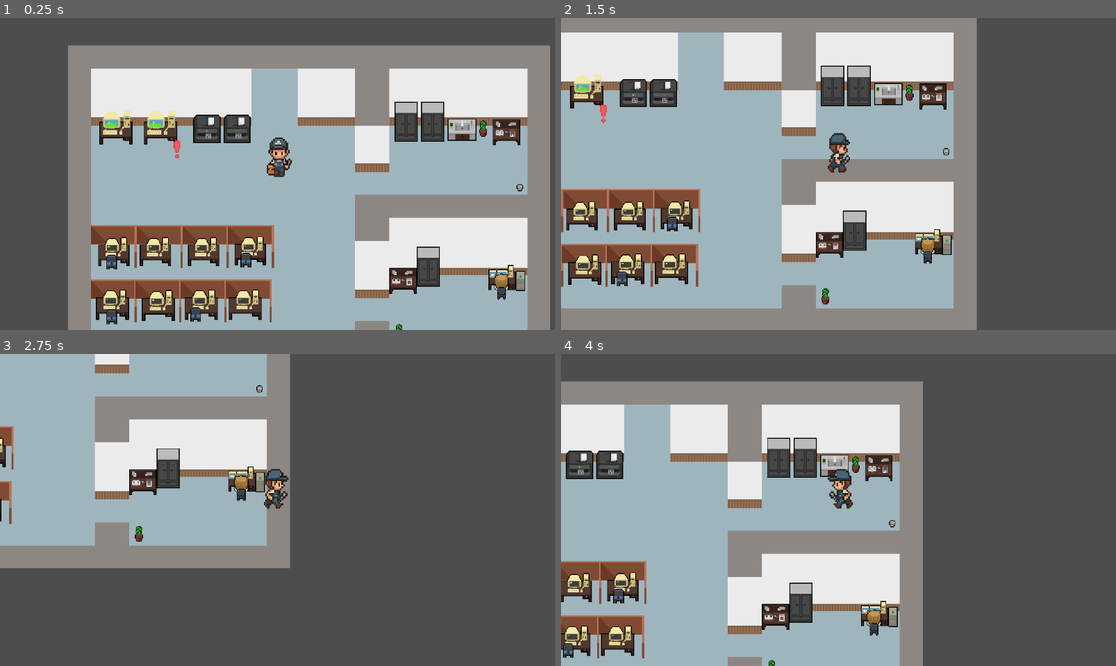
Above: before the commit, frames 1-4 (two rows, left to right).
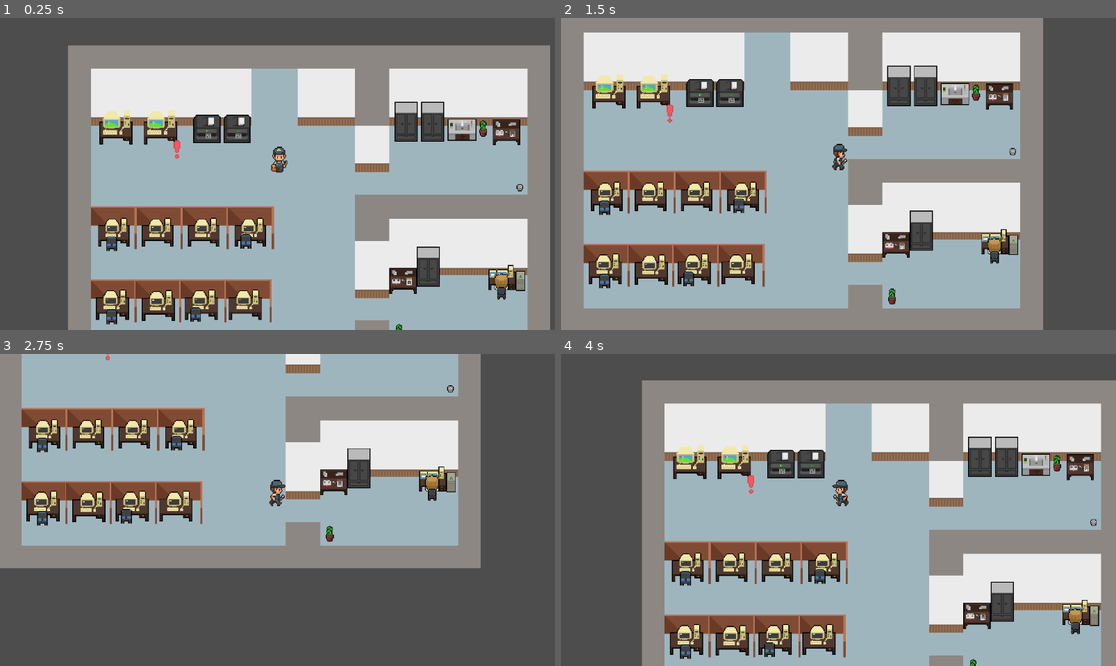
Above: after the commit, the same moments.

Repository: Lenni707/gamejam
Game: Godot game, scene res://Scenes/game.tscn
Same seed, same stepped clock (60 frames per second), same inputs: the game is played once before the commit and once after it.
Inputs:
- Up to frame 1 (0.25 s): no input
- Up to frame 2 (1.5 s): tap Enter at 0.5 s; hold D (right) 0.53-1.28 s; tap E (Interagieren) at 0.6, 1.35 s; hold S (down) from 1.28 s (still down)
- Up to frame 3 (2.75 s): release S (down) at 2.03 s; hold D (right) from 2.03 s (still down); tap E (Interagieren) at 2.1 s
- Up to frame 4 (4 s): release D (right) at 2.78 s; hold W (up) 2.78-3.53 s; tap E (Interagieren) at 2.85, 3.6 s; hold A (left) from 3.53 s (still down)

The runs differ from the first frame. In frame 1, 6.0% of the frame differs, in the area x 16-96%, y 38-98%; in frame 2, 45%; in frame 3, 42%; in frame 4, 71%, in the area x 0-100%, y 8-100%.

Commit message:
Kolision mit Wänden und Items

Diff:
--- a/Scenes/game.tscn
+++ b/Scenes/game.tscn
@@ -1,8 +1,9 @@
-[gd_scene load_steps=19 format=3 uid="uid://wflja766b8ma"]
+[gd_scene load_steps=39 format=3 uid="uid://wflja766b8ma"]
 
 [ext_resource type="Texture2D" uid="uid://dj0eqqayghy5i" path="res://Assets/get_ground.png" id="1_ebmjs"]
-[ext_resource type="Script" uid="uid://bhajgj8lq0ldn" path="res://scripts/game.gd" id="1_nnt18"]
+[ext_resource type="Script" path="res://scripts/game.gd" id="1_nnt18"]
 [ext_resource type="Texture2D" uid="uid://cjb18px0ca4nx" path="res://Assets/free-office-pixel-art/printer.png" id="2_3dryh"]
+[ext_resource type="Texture2D" uid="uid://dfboce71sh16s" path="res://Assets/free-office-pixel-art/wall.png" id="3_ewbju"]
 [ext_resource type="Texture2D" uid="uid://bipfrldvsryr5" path="res://Assets/free-office-pixel-art/desk.png" id="3_wowpa"]
 [ext_resource type="Texture2D" uid="uid://4k6ns0j3txlo" path="res://Assets/free-office-pixel-art/PC1.png" id="4_i6g32"]
 [ext_resource type="Texture2D" uid="uid://devw1cojr7ci" path="res://Assets/free-office-pixel-art/writing-table.png" id="5_rku1e"]
@@ -4103,6 +4104,62 @@
 [sub_resource type="TileSet" id="TileSet_wrm1d"]
 sources/0 = SubResource("TileSetAtlasSource_qxrlw")
 
+[sub_resource type="RectangleShape2D" id="RectangleShape2D_nnt18"]
+size = Vector2(48, 112)
+
+[sub_resource type="RectangleShape2D" id="RectangleShape2D_ewbju"]
+size = Vector2(193, 80.491)
+
+[sub_resource type="RectangleShape2D" id="RectangleShape2D_85qyi"]
+size = Vector2(673, 30)
+
+[sub_resource type="RectangleShape2D" id="RectangleShape2D_iivbl"]
+size = Vector2(32, 427)
+
+[sub_resource type="RectangleShape2D" id="RectangleShape2D_7nbq1"]
+size = Vector2(638, 31)
+
+[sub_resource type="RectangleShape2D" id="RectangleShape2D_exi56"]
+size = Vector2(32, 396)
+
+[sub_resource type="RectangleShape2D" id="RectangleShape2D_7t8sx"]
+size = Vector2(321, 80)
+
+[sub_resource type="RectangleShape2D" id="RectangleShape2D_mg4q0"]
+size = Vector2(48, 66)
+
+[sub_resource type="RectangleShape2D" id="RectangleShape2D_vm72l"]
+size = Vector2(226, 79)
+
+[sub_resource type="RectangleShape2D" id="RectangleShape2D_22asu"]
+size = Vector2(254, 62)
+
+[sub_resource type="RectangleShape2D" id="RectangleShape2D_fkdbe"]
+size = Vector2(48, 20)
+
+[sub_resource type="RectangleShape2D" id="RectangleShape2D_81klo"]
+size = Vector2(252, 61)
+
+[sub_resource type="RectangleShape2D" id="RectangleShape2D_tgy6u"]
+size = Vector2(44.5, 11)
+
+[sub_resource type="RectangleShape2D" id="RectangleShape2D_cwurv"]
+size = Vector2(194, 20)
+
+[sub_resource type="RectangleShape2D" id="RectangleShape2D_mucmn"]
+size = Vector2(72, 20)
+
+[sub_resource type="RectangleShape2D" id="RectangleShape2D_8m3t6"]
+size = Vector2(50, 20)
+
+[sub_resource type="CircleShape2D" id="CircleShape2D_ese38"]
+
+[sub_resource type="CircleShape2D" id="CircleShape2D_ewbju"]
+radius = 4.47214
+
+[sub_resource type="CircleShape2D" id="CircleShape2D_85qyi"]
+radius = 4.0
+
 [node name="game" type="Node2D"]
 script = ExtResource("1_nnt18")
 
@@ -4110,6 +4167,113 @@
 tile_set = SubResource("TileSet_wrm1d")
 format = 2
 layer_0/tile_data = PackedInt32Array(-786448, 1966080, 5, -720912, 1966080, 5, -655376, 1966080, 5, -589840, 1966080, 5 …(24820 unchanged characters)…
+
+[node name="Colisions-Walls" type="StaticBody2D" parent="TileMap"]
+
+[node name="CollisionShape2D" type="CollisionShape2D" parent="TileMap/Colisions-Walls"]
+position = Vector2(136, 56)
+shape = SubResource("RectangleShape2D_nnt18")
+
+[node name="CollisionShape2D2" type="CollisionShape2D" parent="TileMap/Colisions-Walls"]
+position = Vector2(255.045, 39.2545)
+rotation = 3.13861
+scale = Vector2(1, 1)
+shape = SubResource("RectangleShape2D_ewbju")
+one_way_collision_margin = 6.0
+
+[node name="CollisionShape2D3" type="CollisionShape2D" parent="TileMap/Colisions-Walls"]
+position = Vector2(47.5, 191)
+shape = SubResource("RectangleShape2D_85qyi")
+
+[node name="CollisionShape2D4" type="CollisionShape2D" parent="TileMap/Colisions-Walls"]
+position = Vector2(368, -27.5)
+shape = SubResource("RectangleShape2D_iivbl")
+
+[node name="CollisionShape2D5" type="CollisionShape2D" parent="TileMap/Colisions-Walls"]
+position = Vector2(32, -224.5)
+shape = SubResource("RectangleShape2D_7nbq1")
+
+[node name="CollisionShape2D6" type="CollisionShape2D" parent="TileMap/Colisions-Walls"]
+position = Vector2(-272, -10)
+shape = SubResource("RectangleShape2D_exi56")
+
+[node name="Wall" type="Sprite2D" parent="TileMap/Colisions-Walls"]
+z_index = 50
+position = Vector2(248, -15.3125)
+scale = Vector2(4.68965, 0.814024)
+texture = ExtResource("3_ewbju")
+
+[node name="CollisionShape2D7" type="CollisionShape2D" parent="TileMap/Colisions-Walls"]
+position = Vector2(192.5, -168)
+shape = SubResource("RectangleShape2D_7t8sx")
+
+[node name="CollisionShape2D8" type="CollisionShape2D" parent="TileMap/Colisions-Walls"]
+position = Vector2(136, -99)
+shape = SubResource("RectangleShape2D_mg4q0")
+
+[node name="CollisionShape2D9" type="CollisionShape2D" parent="TileMap/Colisions-Walls"]
+position = Vector2(-145, -167.5)
+shape = SubResource("RectangleShape2D_vm72l")
+
+[node name="Wall2" type="Sprite2D" parent="TileMap/Colisions-Walls"]
+z_index = 50
+position = Vector2(136, 160.125)
+scale = Vector2(0.827586, 0.82317)
+texture = ExtResource("3_ewbju")
+
+[node name="CollisionShape2D10" type="CollisionShape2D" parent="TileMap/Colisions-Walls"]
+position = Vector2(-128, 12)
+shape = SubResource("RectangleShape2D_22asu")
+
+[node name="CollisionShape2D11" type="CollisionShape2D" parent="TileMap/Colisions-Walls"]
+position = Vector2(136, 176)
+shape = SubResource("RectangleShape2D_fkdbe")
+
+[node name="CollisionShape2D12" type="CollisionShape2D" parent="TileMap/Colisions-Walls"]
+position = Vector2(-131, 115.5)
+shape = SubResource("RectangleShape2D_81klo")
+
+[node name="Colision-Items" type="StaticBody2D" parent="TileMap"]
+
+[node name="CollisionShape2D" type="CollisionShape2D" parent="TileMap/Colision-Items"]
+position = Vector2(-220.25, -116.5)
+shape = SubResource("RectangleShape2D_tgy6u")
+
+[node name="CollisionShape2D2" type="CollisionShape2D" parent="TileMap/Colision-Items"]
+position = Vector2(-159.25, -116.5)
+shape = SubResource("RectangleShape2D_tgy6u")
+
+[node name="CollisionShape2D3" type="CollisionShape2D" parent="TileMap/Colision-Items"]
+position = Vector2(-90.25, -116.5)
+shape = SubResource("RectangleShape2D_tgy6u")
+
+[node name="CollisionShape2D4" type="CollisionShape2D" parent="TileMap/Colision-Items"]
+position = Vector2(-56.25, -116.5)
+shape = SubResource("RectangleShape2D_tgy6u")
+
+[node name="CollisionShape2D5" type="CollisionShape2D" parent="TileMap/Colision-Items"]
+position = Vector2(254, -124)
+shape = SubResource("RectangleShape2D_cwurv")
+
+[node name="CollisionShape2D6" type="CollisionShape2D" parent="TileMap/Colision-Items"]
+position = Vector2(194, 84)
+shape = SubResource("RectangleShape2D_mucmn")
+
+[node name="CollisionShape2D7" type="CollisionShape2D" parent="TileMap/Colision-Items"]
+position = Vector2(323, 82)
+shape = SubResource("RectangleShape2D_8m3t6")
+
+[node name="CollisionShape2D8" type="CollisionShape2D" parent="TileMap/Colision-Items"]
+position = Vector2(315, 105)
+shape = SubResource("CircleShape2D_ese38")
+
+[node name="CollisionShape2D9" type="CollisionShape2D" parent="TileMap/Colision-Items"]
+position = Vector2(173, 167)
+shape = SubResource("CircleShape2D_ewbju")
+
+[node name="CollisionShape2D10" type="CollisionShape2D" parent="TileMap/Colision-Items"]
+position = Vector2(342, -40)
+shape = SubResource("CircleShape2D_85qyi")
 
 [node name="Items" type="Node" parent="."]
 
@@ -4197,7 +4361,8 @@
 [node name="office_trenner" type="Node" parent="."]
 
 [node name="Office-partitions-1" type="Sprite2D" parent="office_trenner"]
-position = Vector2(-224, 38)
+z_index = 6
+position = Vector2(-224, 12)
 texture = ExtResource("12_iivbl")
 
 [node name="Office-partitions-5" type="Sprite2D" parent="office_trenner"]
@@ -4217,36 +4382,43 @@
 texture = ExtResource("12_iivbl")
 
 [node name="Office-partitions-2" type="Sprite2D" parent="office_trenner"]
-position = Vector2(-160, 38)
+z_index = 6
+position = Vector2(-160, 12)
 texture = ExtResource("12_iivbl")
 
 [node name="Office-partitions-3" type="Sprite2D" parent="office_trenner"]
-position = Vector2(-96, 38)
+z_index = 6
+position = Vector2(-96, 12)
 texture = ExtResource("12_iivbl")
 
 [node name="Office-partitions-4" type="Sprite2D" parent="office_trenner"]
-position = Vector2(-33, 38)
+z_index = 6
+position = Vector2(-33, 12)
 texture = ExtResource("12_iivbl")
 
 [node name="desks" type="Node" parent="."]
 
 [node name="Desk-with-pc" type="Sprite2D" parent="desks"]
-position = Vector2(-224, 49)
+z_index = 7
+position = Vector2(-224, 22)
 scale = Vector2(1.15625, 1.15625)
 texture = ExtResource("10_ewbju")
 
 [node name="Desk-with-pc2" type="Sprite2D" parent="desks"]
-position = Vector2(-34, 48)
+z_index = 7
+position = Vector2(-34, 22)
 scale = Vector2(1.15625, 1.15625)
 texture = ExtResource("10_ewbju")
 
 [node name="Desk-with-pc3" type="Sprite2D" parent="desks"]
-position = Vector2(-99, 49)
+z_index = 7
+position = Vector2(-99, 22)
 scale = Vector2(1.15625, 1.15625)
 texture = ExtResource("10_ewbju")
 
 [node name="Desk-with-pc4" type="Sprite2D" parent="desks"]
-position = Vector2(-166, 49)
+z_index = 7
+position = Vector2(-163, 22)
 scale = Vector2(1.15625, 1.15625)
 texture = ExtResource("10_ewbju")
 
@@ -4277,8 +4449,8 @@
 [node name="Chairs" type="Node" parent="."]
 
 [node name="Chair" type="Sprite2D" parent="Chairs"]
-z_index = 2
-position = Vector2(-227, 62)
+z_index = 8
+position = Vector2(-227, 36)
 scale = Vector2(1.26, 1.26)
 texture = ExtResource("14_1phco")
 
@@ -4289,8 +4461,8 @@
 texture = ExtResource("14_1phco")
 
 [node name="Chair2" type="Sprite2D" parent="Chairs"]
-z_index = 2
-position = Vector2(-40, 59)
+z_index = 8
+position = Vector2(-40, 33)
 scale = Vector2(1.26, 1.26)
 texture = ExtResource("14_1phco")
 
@@ -4301,6 +4473,7 @@
 texture = ExtResource("14_1phco")
 
 [node name="player" parent="." instance=ExtResource("13_rfjv2")]
+z_index = 10
 position = Vector2(4, -61)
 scale = Vector2(0.471446, 0.471446)
 
--- a/Scenes/player.tscn
+++ b/Scenes/player.tscn
@@ -4,8 +4,8 @@
 [ext_resource type="Texture2D" uid="uid://hniwlvypdenw" path="res://Assets/player_sheet.png" id="2_cvnsp"]
 
 [sub_resource type="CapsuleShape2D" id="CapsuleShape2D_cvnsp"]
-radius = 39.0
-height = 116.0
+radius = 18.0
+height = 52.0
 
 [sub_resource type="AtlasTexture" id="AtlasTexture_6t5aa"]
 atlas = ExtResource("2_cvnsp")
@@ -52,13 +52,14 @@
 script = ExtResource("1_v0iea")
 
 [node name="CollisionShape2D" type="CollisionShape2D" parent="."]
-position = Vector2(1, -58)
-scale = Vector2(1, 1)
+position = Vector2(2, -20)
+rotation = 1.58504
 shape = SubResource("CapsuleShape2D_cvnsp")
 
 [node name="AnimatedSprite2D" type="AnimatedSprite2D" parent="."]
-position = Vector2(1, -57)
-scale = Vector2(0.277027, 0.277027)
+z_index = 5
+position = Vector2(3, -47)
+scale = Vector2(0.182432, 0.182432)
 sprite_frames = SubResource("SpriteFrames_vgqql")
 animation = &"run"
-frame_progress = 0.904
+frame_progress = 0.724109
Binary file added: Assets/free-office-pixel-art/wall.png
Not shown, added: Assets/free-office-pixel-art/wall.png.import
